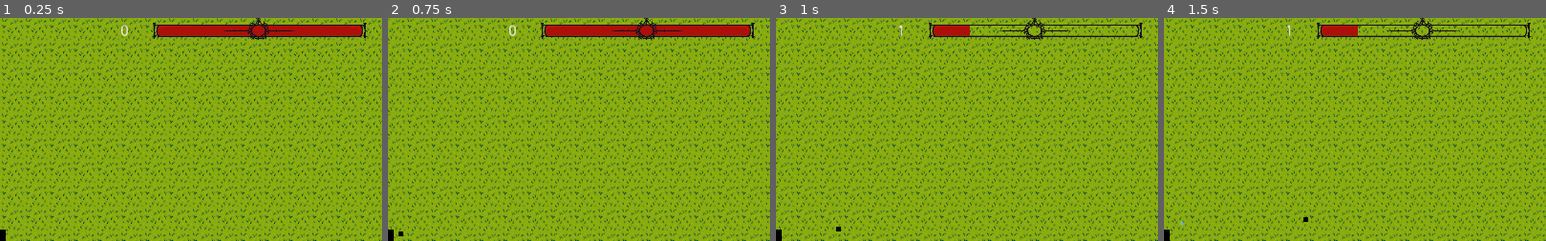
Above: before the commit, frames 1-4 (left to right).
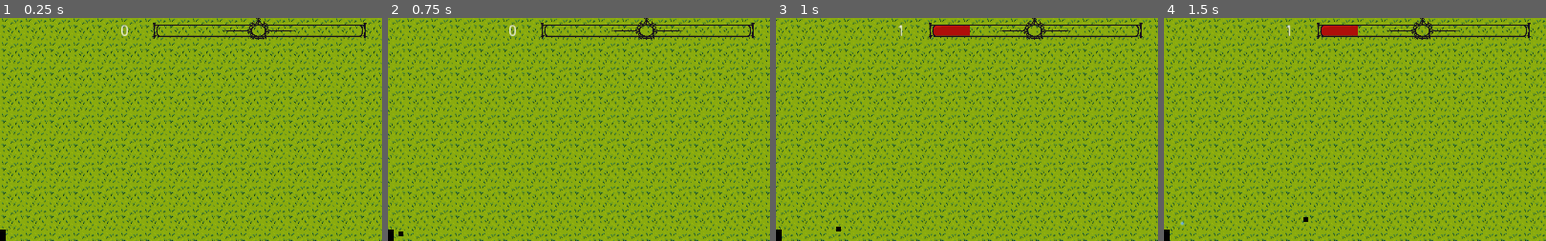
Above: after the commit, the same moments.

Repository: kirito500/vampire-soul
Game: Godot game, scene res://test.tscn
The game is run twice, just before and just after one commit, with the same random seed, the same clock (stepped at 60 frames per second) and the same inputs.
Inputs (mouse positions are % of the whole screen's width and height, from its top left):
- Up to frame 1 (0.25 s): no input
- Up to frame 2 (0.75 s): move the mouse to (72, 45) at 0.52 s; hold A (A) from 0.53 s (still down); click (72, 45) at 0.67 s
- Up to frame 3 (1 s): keep holding A (A)
- Up to frame 4 (1.5 s): release A (A) at 1.25 s; drag from (30, 55) to (50, 50) at 1.27 s
The pictures show only the part of the screen within x 50-100%, y 1-51%; the shares and areas given below are measured in that part.

The runs differ from the first frame. In frame 1, 2.4% of the frame differs, in the area x 41-95%, y 3-9%; in frame 2, 2.4%; in frame 3, nothing differs; in frame 4, nothing differs.

Commit message:
expbar new

Diff:
--- a/player/player.tscn
+++ b/player/player.tscn
@@ -75,7 +75,6 @@
 margin_right = 1016.0
 margin_bottom = -516.0
 max_value = 1000.0
-value = 1000.0
 texture_over = ExtResource( 4 )
 texture_progress = ExtResource( 3 )
 texture_progress_offset = Vector2( 37, 8 )
